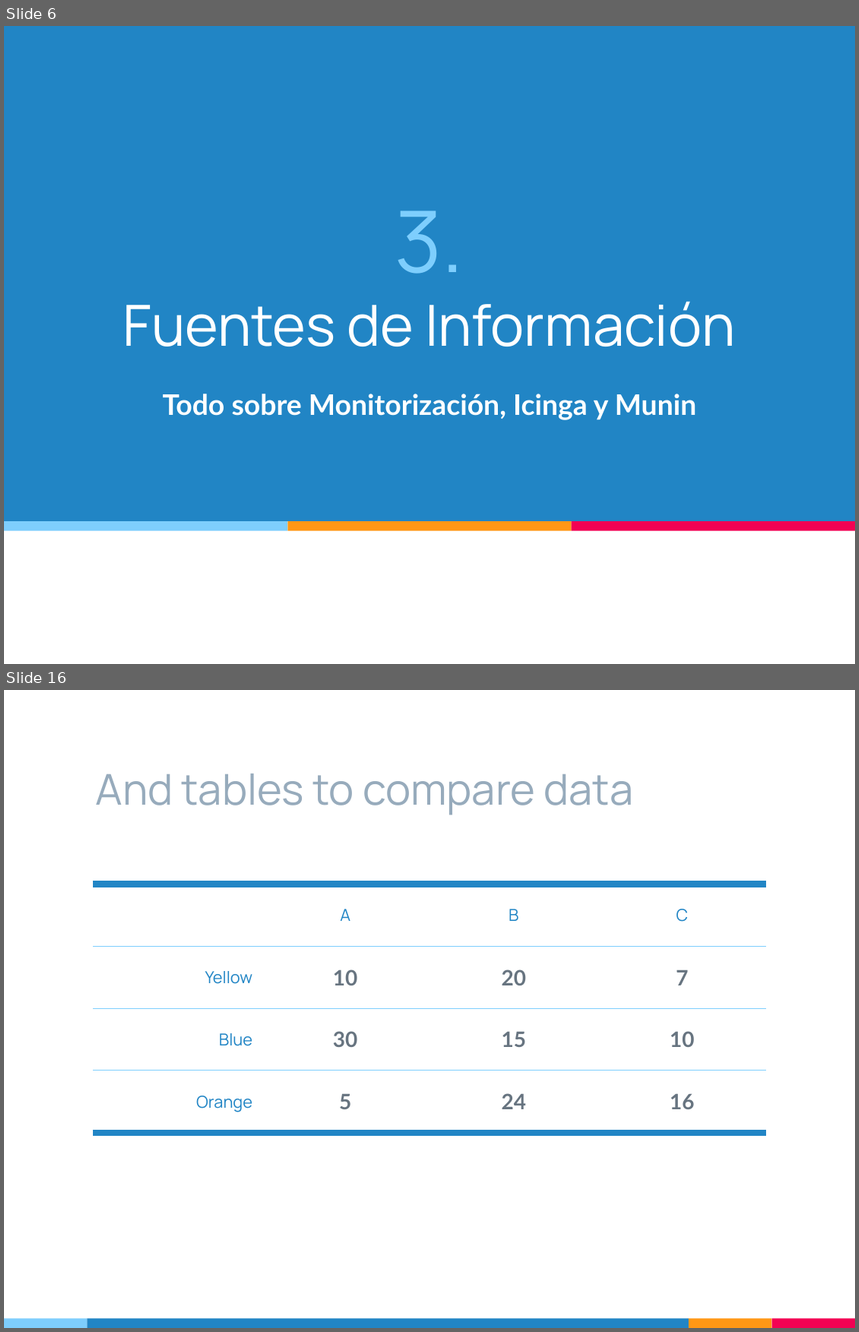
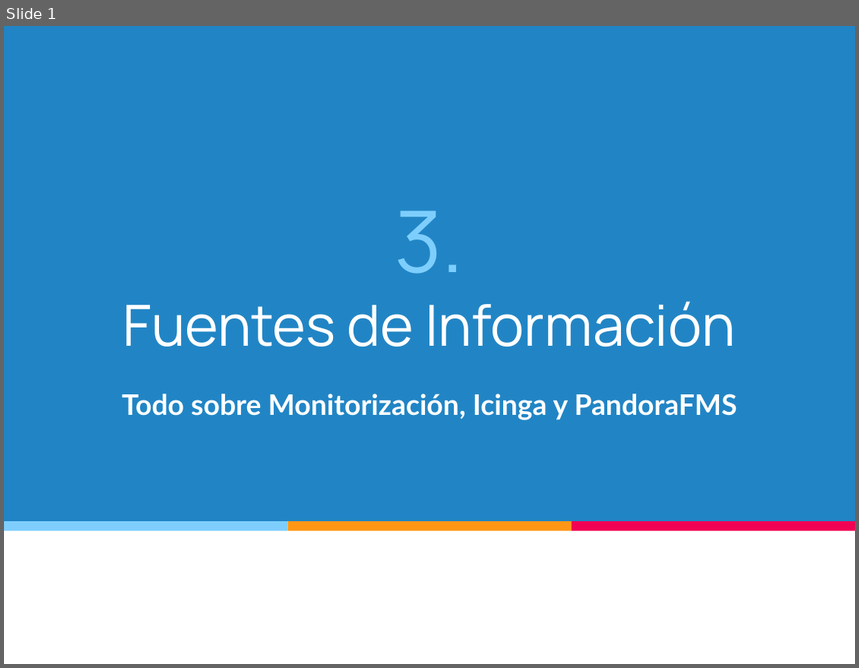
Before and after one commit to sergiomartinm/TG1, a slide deck: TG1/TG1_Presentacion_Ivan_Alejandro.pptx. Shown one above the other, each under a label of ours: slides 6 and 16 before the commit, slide 1 after it; the slides between them are not shown. The pictures are 859x1332 and 859x668 pixels, drawn with LibreOffice and Linux fonts; fonts in the diff are those of the drawing. Boxes give left, top, right and bottom in pixels: in the first picture for what was removed or moved away, otherwise in the second. Text is boxed around its words. In the diff, an @@ line names an element or a change of style, - is before the commit and + after.

Commit message:
Cambios de Munin -> PandoraFMS. Ivan Alejandro.
Se reescriben algunos titulos y se limpia la presentacion dejando solo
mi parte.

```diff
--- a/TG1/TG1_Presentacion_Ivan_Alejandro.pptx
+++ b/TG1/TG1_Presentacion_Ivan_Alejandro.pptx
@@ slide 16 removed at <box>4,690,855,1328</box>, background #FFFFFF @@
@@ title removed at <box>96,774,634,815</box> @@
-And tables to compare data
@@ table removed at <box>92,884,767,1132</box>, 4 rows, 4 columns @@
- | A | B | C
-Yellow | 10 | 20 | 7
-Blue | 30 | 15 | 10
-Orange | 5 | 24 | 16
@@ rectangle removed at <box>4,1319,88,1328</box> @@
@@ rectangle removed at <box>88,1319,690,1328</box> @@
@@ rectangle removed at <box>690,1319,772,1328</box> @@
@@ rectangle removed at <box>772,1319,855,1328</box> @@
@@ what was slide 6 is now slide 1 @@
@@ slide 1 changed as well @@
@@ subtitle at <box>122,394,737,420</box>: text changed @@
-Todo sobre Monitorización, Icinga y Munin
+Todo sobre Monitorización, Icinga y PandoraFMS
```
Also in this commit, not shown: 1 other slide changed, 27 other slides removed.
